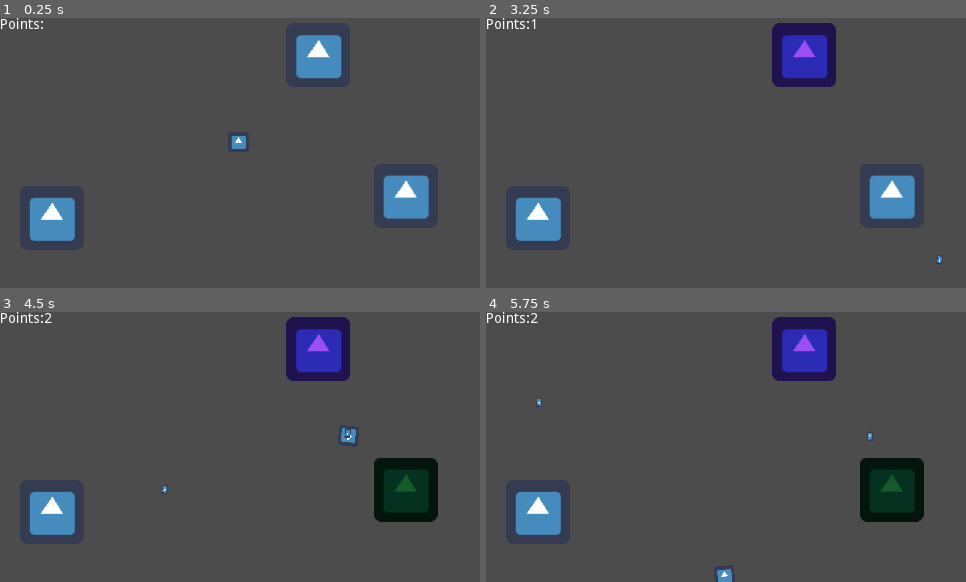
Above: before the commit, frames 1-4 (two rows, left to right).
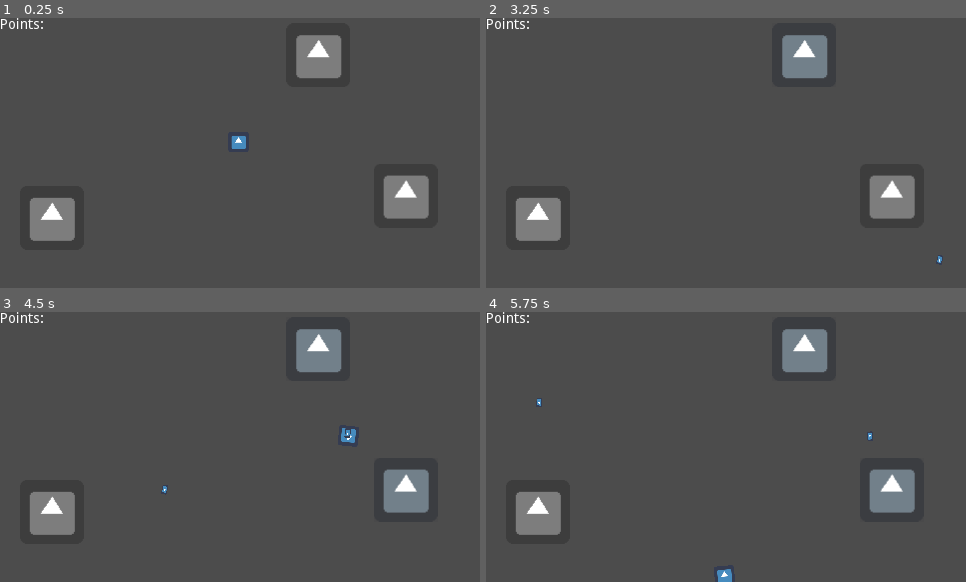
Above: after the commit, the same moments.

Repository: Struckdown/AGJ2020
Game: Godot game, scene res://Scenes/World.tscn
Same seed, same stepped clock (60 frames per second), same inputs: the game is played once before the commit and once after it. The engine's default icon, where the game draws it, is replaced by a stand-in: a white triangle on a blue panel in a dark square.
Inputs (mouse positions are in pixels of both pictures, inside the frame that each line leads up to):
- Up to frame 1 (0.25 s): no input
- Up to frame 2 (3.25 s): tap Enter at 0.5 s; move the mouse to (831, 139) at 0.52 s; hold D (right) 0.53-1.28 s; click (831, 139) at 0.6 s; move the mouse to (630, 166) at 1.27 s; hold S (down) 1.28-2.03 s; click (630, 166) at 1.35 s; move the mouse to (774, 93) at 2.02 s; hold D (right) 2.03-2.78 s; click (774, 93) at 2.1 s; move the mouse to (702, 207) at 2.77 s; hold W (up) from 2.78 s (still down); click (702, 207) at 2.85 s
- Up to frame 3 (4.5 s): move the mouse to (384, 487) at 3.52 s; release W (up) at 3.53 s; hold A (left) from 3.53 s (still down); click (384, 487) at 3.6 s; move the mouse to (96, 406) at 4.27 s; click (96, 406) at 4.35 s
- Up to frame 4 (5.75 s): move the mouse to (750, 447) at 5.02 s; release A (left) at 5.03 s; hold S (down) from 5.03 s (still down); click (750, 447) at 5.1 s

The runs differ from the first frame. In frame 1, 4.2% of the frame differs, in the area x 6-90%, y 6-83%; in frame 2, 5.9%; in frame 3, 7.7%, in the area x 6-92%, y 0-83%; in frame 4, 7.7%.

Commit message:
Added grayscale shader

Diff:
--- a/src/Scenes/Character.tscn
+++ b/src/Scenes/Character.tscn
@@ -16,3 +16,5 @@
 
 [node name="CollisionShape2D" type="CollisionShape2D" parent="."]
 shape = SubResource( 1 )
+
+[node name="Camera2D" type="Camera2D" parent="."]
--- a/src/Scenes/ColorableObject.tscn
+++ b/src/Scenes/ColorableObject.tscn
@@ -1,10 +1,15 @@
-[gd_scene load_steps=4 format=2]
+[gd_scene load_steps=6 format=2]
 
 [ext_resource path="res://icon.png" type="Texture" id=1]
 [ext_resource path="res://Scripts/ColorableObject.gd" type="Script" id=2]
+[ext_resource path="res://Shaders/grayscale.tres" type="Shader" id=3]
 
 [sub_resource type="RectangleShape2D" id=1]
 extents = Vector2( 30.4973, 32.4031 )
+
+[sub_resource type="ShaderMaterial" id=2]
+shader = ExtResource( 3 )
+shader_param/ColorLevel = 0.0
 
 [node name="ColorableObject" type="Node2D"]
 script = ExtResource( 2 )
@@ -19,4 +24,5 @@
 shape = SubResource( 1 )
 
 [node name="Sprite" type="Sprite" parent="."]
+material = SubResource( 2 )
 texture = ExtResource( 1 )
--- a/src/Scripts/ColorProjectile.gd
+++ b/src/Scripts/ColorProjectile.gd
@@ -20,7 +20,7 @@
 
 func _on_ColorProjectile_area_shape_entered(area_id, area, area_shape, self_shape):
 	if area.is_in_group("colorable"):
-		area.get_parent().color(color)
+		area.get_parent().increaseColor()
 		queue_free()
 		print("COLORED")
 	else:
--- a/src/Scripts/ColorableObject.gd
+++ b/src/Scripts/ColorableObject.gd
@@ -1,28 +1,28 @@
 extends Node2D
 
-
-# Declare member variables here. Examples:
-# var a = 2
-# var b = "text"
-
+var colorFraction = 0
+var levelManager
 export (NodePath) var levelManagerLink
 
 signal colored
-var hasBeenColoredBefore = false
-var levelManager
+
 
 # Called when the node enters the scene tree for the first time.
 func _ready():
 	levelManager = get_node(levelManagerLink)
+
+	var mat = get_node("Sprite").get_material().duplicate(true)
+	get_node("Sprite").set_material(mat)
 
 # Called every frame. 'delta' is the elapsed time since the previous frame.
 #func _process(delta):
 #	pass
 
 
-# Pass in a Color object
-func color(newColor):
-	$Sprite.modulate = newColor
-	if !hasBeenColoredBefore:
+func increaseColor():
+	colorFraction += 0.2
+	colorFraction = min(colorFraction, 1)
+	$Sprite.material.set_shader_param("ColorLevel", colorFraction)
+	if colorFraction >= 1:
 		emit_signal("colored")	# TODO finish this
 		levelManager.objectColored()
--- /dev/null
+++ b/src/Shaders/grayscale.tres
@@ -0,0 +1,88 @@
+[gd_resource type="VisualShader" load_steps=7 format=2]
+
+[sub_resource type="VisualShaderNodeScalarInterp" id=1]
+
+[sub_resource type="VisualShaderNodeVectorScalarMix" id=2]
+
+[sub_resource type="VisualShaderNodeInput" id=3]
+output_port_for_preview = 0
+input_name = "uv"
+
+[sub_resource type="VisualShaderNodeTexture" id=4]
+output_port_for_preview = 0
+source = 2
+texture_type = 1
+
+[sub_resource type="VisualShaderNodeDotProduct" id=5]
+default_input_values = [ 0, Vector3( 0, 0, 0 ), 1, Vector3( 0.299, 0.587, 0.114 ) ]
+
+[sub_resource type="VisualShaderNodeScalarUniform" id=6]
+uniform_name = "ColorLevel"
+
+[resource]
+code = "shader_type canvas_item;
+uniform float ColorLevel;
+
+
+
+void vertex() {
+// Output:0
+
+}
+
+void fragment() {
+// Input:2
+	vec3 n_out2p0 = vec3(UV, 0.0);
+
+// Texture:3
+	vec3 n_out3p0;
+	float n_out3p1;
+	{
+		vec4 _tex_read = texture(TEXTURE, n_out2p0.xy);
+		n_out3p0 = _tex_read.rgb;
+		n_out3p1 = _tex_read.a;
+	}
+
+// DotProduct:4
+	vec3 n_in4p1 = vec3(0.29900, 0.58700, 0.11400);
+	float n_out4p0 = dot(n_out3p0, n_in4p1);
+
+// ScalarUniform:7
+	float n_out7p0 = ColorLevel;
+
+// VectorScalarMix:12
+	vec3 n_out12p0 = mix(vec3(n_out4p0), n_out3p0, n_out7p0);
+
+// ScalarMix:11
+	float n_in11p1 = 1.00000;
+	float n_out11p0 = mix(n_out3p1, n_in11p1, n_out7p0);
+
+// Output:0
+	COLOR.rgb = n_out12p0;
+	COLOR.a = n_out11p0;
+
+}
+
+void light() {
+// Output:0
+
+}
+"
+custom_defines = ""
+graph_offset = Vector2( -357, 173 )
+mode = 1
+flags/light_only = false
+nodes/fragment/0/position = Vector2( 780, 440 )
+nodes/fragment/2/node = SubResource( 3 )
+nodes/fragment/2/position = Vector2( -480, 300 )
+nodes/fragment/3/node = SubResource( 4 )
+nodes/fragment/3/position = Vector2( -220, 280 )
+nodes/fragment/4/node = SubResource( 5 )
+nodes/fragment/4/position = Vector2( 160, 160 )
+nodes/fragment/7/node = SubResource( 6 )
+nodes/fragment/7/position = Vector2( 180, 340 )
+nodes/fragment/11/node = SubResource( 1 )
+nodes/fragment/11/position = Vector2( 520, 460 )
+nodes/fragment/12/node = SubResource( 2 )
+nodes/fragment/12/position = Vector2( 500, 240 )
+nodes/fragment/connections = PoolIntArray( 3, 0, 4, 0, 2, 0, 3, 0, 7, 0, 11, 2, 7, 0, 12, 2, 11, 0, 0, 1, 4, 0, 12, 0, 12, 0, 0, 0, 3, 1, 11, 0, 3, 0, 12, 1 )
